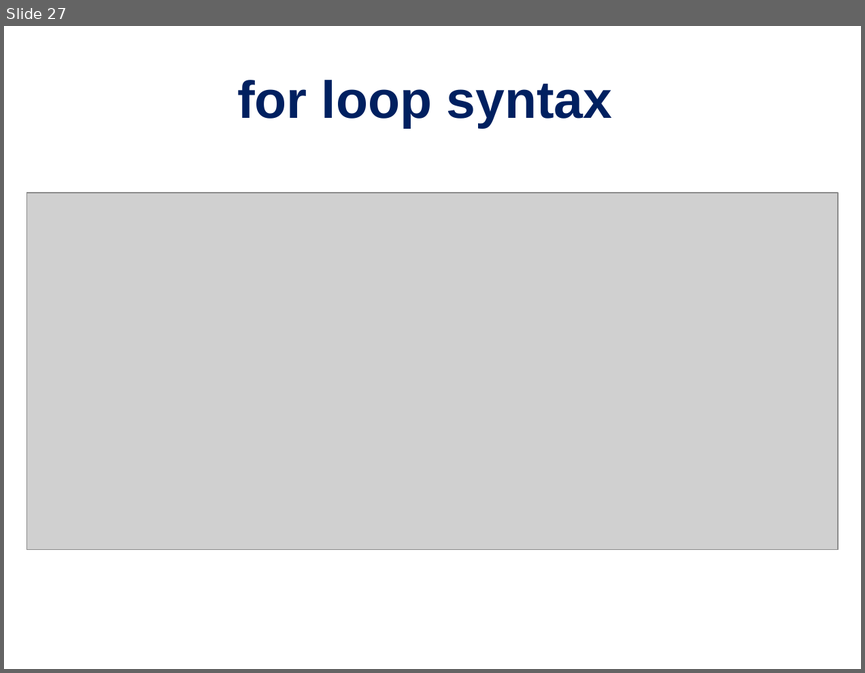
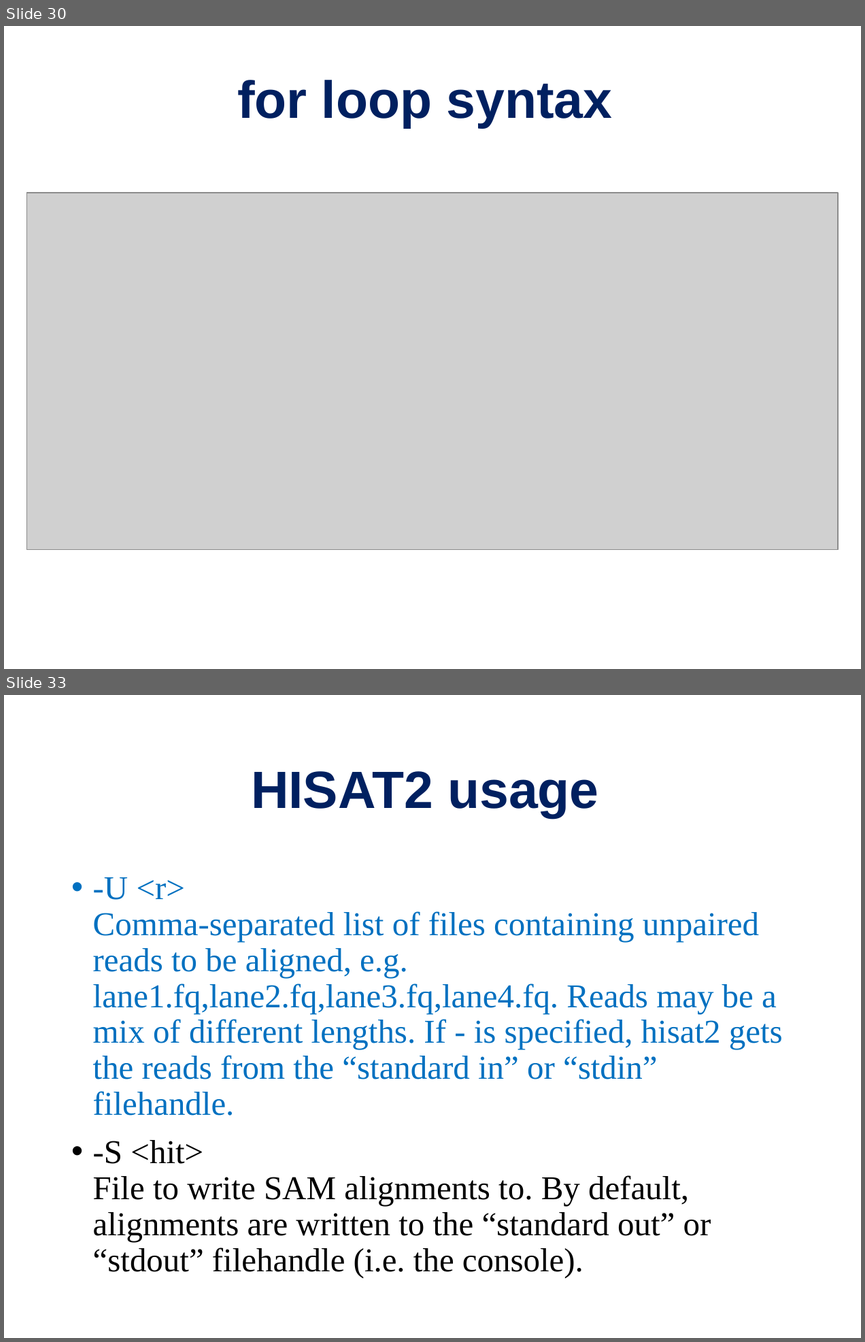
Before and after one commit to PRodriguez19/Intro-to-rnaseq, a slide deck: lectures/Lecture9-MMG232.pptx. Shown one above the other, each under a label of ours: slide 27 before the commit, slides 30 and 33 after it; the slides between them are not shown. The pictures are 865x673 and 865x1342 pixels, drawn with LibreOffice and Linux fonts; fonts in the diff are those of the drawing; grey boxes stand for pictures. Boxes give left, top, right and bottom in pixels: in the first picture for what was removed or moved away, otherwise in the second. Text is boxed around its words. In the diff, an @@ line names an element or a change of style, - is before the commit and + after.

```diff
--- a/lectures/Lecture9-MMG232.pptx
+++ b/lectures/Lecture9-MMG232.pptx
@@ slide 33 added at [4,695,861,1338], background #FFFFFF @@
@@ title added at [251,771,598,818], 44 pt, text #002060, bold @@
+HISAT2 usage
@@ text added at [93,877,783,1277], 28 pt, text #0070C0 @@
+• -U <r>
+  Comma-separated list of files containing unpaired reads to be aligned, e.g. lane1.fq,lane2.fq,lane3.fq,lane4.fq. Reads may be a mix of different lengths. If - is specified, hisat2 gets the reads from the “standard in” or “stdin” filehandle.
+• -S <hit>
+  File to write SAM alignments to. By default, alignments are written to the “standard out” or “stdout” filehandle (i.e. the console).
@@ what was slide 27 is now slide 30 @@
```
Also in this commit, not shown: 7 slides changed, 5 other slides added, 1 other file.
